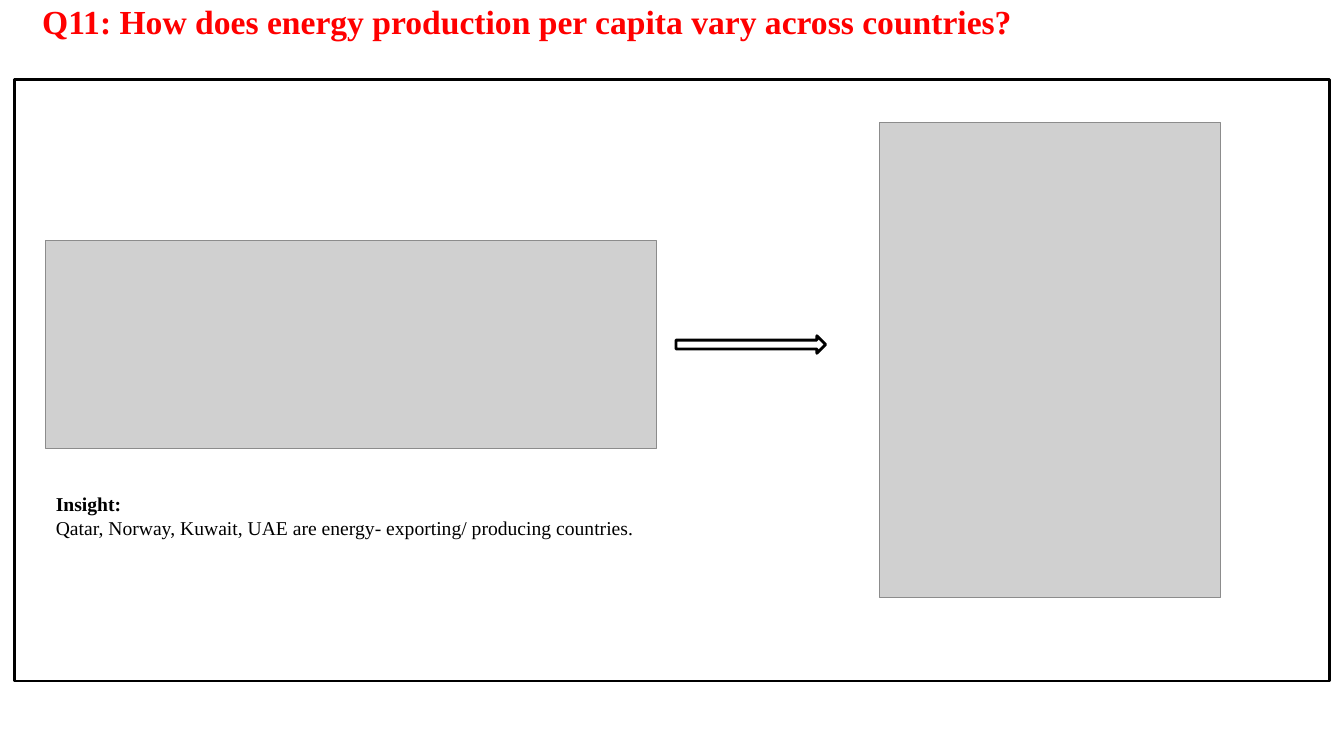
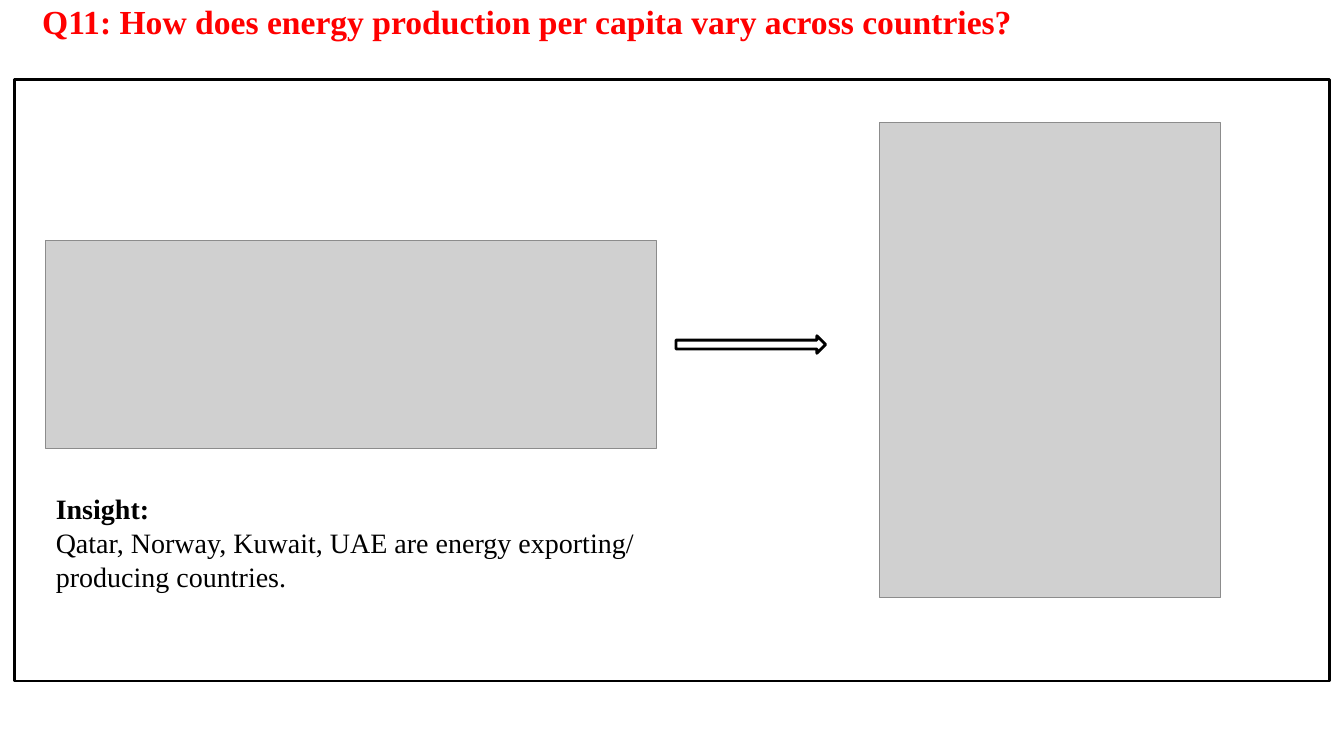
Before and after one commit to ShivaniGundla/SQL_Project, a slide deck: slide 18 of presentation/SQL_Project_Shivani_Gundla.pptx (slide 17 before the commit). Drawn at 1344x756 pixels with LibreOffice and Linux fonts; fonts in the diff are those of the drawing; grey boxes stand for pictures; background and template pictures are left out. Boxes give left, top, right and bottom in pixels: in the first picture for what was removed or moved away, otherwise in the second. Text is boxed around its words. In the diff, an @@ line names an element or a change of style, - is before the commit and + after.

```diff
--- a/presentation/SQL_Project_Shivani_Gundla.pptx
+++ b/presentation/SQL_Project_Shivani_Gundla.pptx
@@ text at [56, 499, 149, 525]: size 14 to 20 pt in "Insight:" @@
@@ text at [56, 534, 633, 592]: text changed; size 14 to 20 pt @@
-Qatar, Norway, Kuwait, UAE are energy- exporting/ producing countries.
+Qatar, Norway, Kuwait, UAE are energy exporting/ producing countries.
```
Also in this commit, not shown: 16 other slides changed, 2 slides added, 2 slides removed.
